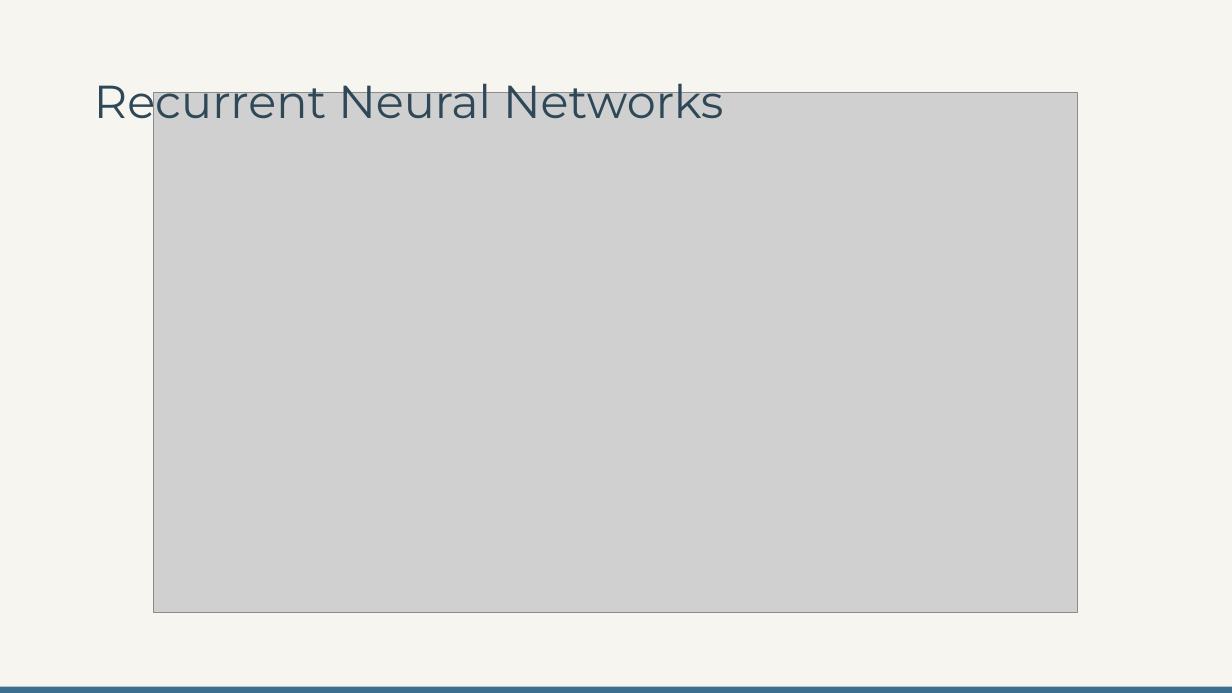
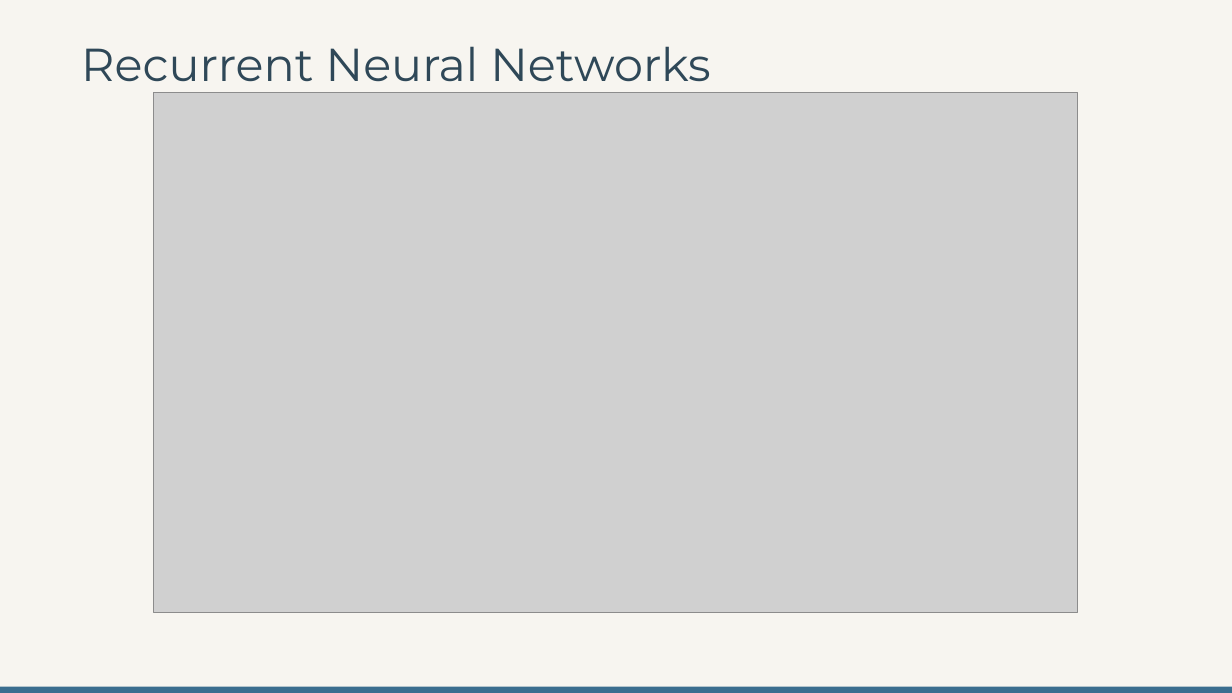
Before and after one commit to dantongyu/d2l-pytorch-colab, a slide deck: slide 2 of Presentations/Day-3-Recurrent Neural Networks-NEW.pptx. Drawn at 1232x693 pixels with LibreOffice and Linux fonts; fonts in the diff are those of the drawing; grey boxes stand for pictures. Boxes give left, top, right and bottom in pixels: in the first picture for what was removed or moved away, otherwise in the second. Text is boxed around its words. In the diff, an @@ line names an element or a change of style, - is before the commit and + after.

```diff
--- a/Presentations/Day-3-Recurrent Neural Networks-NEW.pptx
+++ b/Presentations/Day-3-Recurrent Neural Networks-NEW.pptx
@@ title "Recurrent Neural Networks": place and size @@
-title "Recurrent Neural Networks" at box(94, 84, 723, 130)
+title "Recurrent Neural Networks" at box(81, 46, 710, 93)
```
Also in this commit, not shown: 2 other slides changed, 3 other files.
